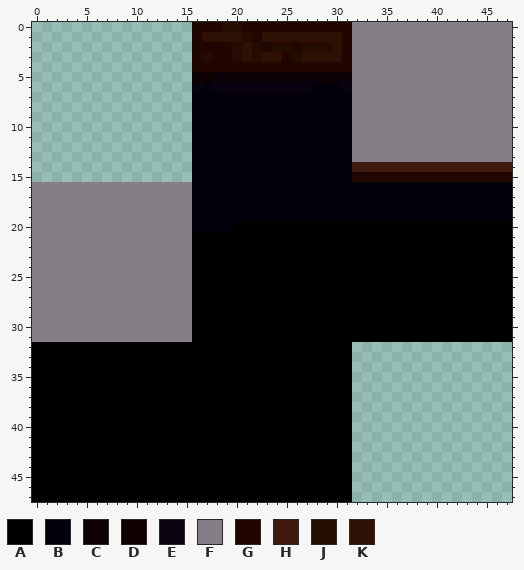
Pixel-art sprite -- src/game/assets/sprites/tilesets/house/house_structure.png. That is the earlier state.
The file is 48x48 pixels. Colours within 5 levels of each other are drawn and written as one.
Palette (. is transparent): A #000001  B #040009  C #0d0107  D #100001  E #090311  F #847e87  G #210600  H #3f180f  J #240c00  K #2e1104
Pixels before, first column x 0:
 0 ................GGGJJGGGGGGGGGGGFFFFFFFFFFFFFFFF
 1 ................GKKKKJGKKKKKKKKGFFFFFFFFFFFFFFFF
 2 ................GGGGJKJGJJGJJJKGFFFFFFFFFFFFFFFF
 3 ................GJGGJKJKKGJKKKKGFFFFFFFFFFFFFFFF
 4 ................GGGGGGGGGGGGGGGGFFFFFFFFFFFFFFFF
 5 ................CDCCCCCCCCCCCCCCFFFFFFFFFFFFFFFF
 6 ................EBEEEEEEEEEEBBBEFFFFFFFFFFFFFFFF
 7 ................BBBBBBBBBBBBBBBBFFFFFFFFFFFFFFFF
 8 ................BBBBBBBBBBBBBBBBFFFFFFFFFFFFFFFF
 9 ................BBBBBBBBBBBBBBBBFFFFFFFFFFFFFFFF
10 ................BBBBBBBBBBBBBBBBFFFFFFFFFFFFFFFF
11 ................BBBBBBBBBBBBBBBBFFFFFFFFFFFFFFFF
12 ................BBBBBBBBBBBBBBBBFFFFFFFFFFFFFFFF
13 ................BBBBBBBBBBBBBBBBFFFFFFFFFFFFFFFF
14 ................BBBBBBBBBBBBBBBBHHHHHHHHHHHHHHHH
15 ................BBBBBBBBBBBBBBBBGGGGGGGGGGGGGGGG
16 FFFFFFFFFFFFFFFFBBBBBBBBBBBBBBBBBBBBBBBBBBBBBBBB
17 FFFFFFFFFFFFFFFFBBBBBBBBBBBBBBBBBBBBBBBBBBBBBBBB
18 FFFFFFFFFFFFFFFFBBBBBBBBBBBBBBBBBBBBBBBBBBBBBBBB
19 FFFFFFFFFFFFFFFFBBBBBBBBBBBBBBBBBBBBBBBBBBBBBBBB
20 FFFFFFFFFFFFFFFFBBBBAAAAAAAAAAAAAAAAAAAAAAAAAAAA
21 FFFFFFFFFFFFFFFFAAAAAAAAAAAAAAAAAAAAAAAAAAAAAAAA
22 FFFFFFFFFFFFFFFFAAAAAAAAAAAAAAAAAAAAAAAAAAAAAAAA
23 FFFFFFFFFFFFFFFFAAAAAAAAAAAAAAAAAAAAAAAAAAAAAAAA
24 FFFFFFFFFFFFFFFFAAAAAAAAAAAAAAAAAAAAAAAAAAAAAAAA
25 FFFFFFFFFFFFFFFFAAAAAAAAAAAAAAAAAAAAAAAAAAAAAAAA
26 FFFFFFFFFFFFFFFFAAAAAAAAAAAAAAAAAAAAAAAAAAAAAAAA
27 FFFFFFFFFFFFFFFFAAAAAAAAAAAAAAAAAAAAAAAAAAAAAAAA
28 FFFFFFFFFFFFFFFFAAAAAAAAAAAAAAAAAAAAAAAAAAAAAAAA
29 FFFFFFFFFFFFFFFFAAAAAAAAAAAAAAAAAAAAAAAAAAAAAAAA
30 FFFFFFFFFFFFFFFFAAAAAAAAAAAAAAAAAAAAAAAAAAAAAAAA
31 FFFFFFFFFFFFFFFFAAAAAAAAAAAAAAAAAAAAAAAAAAAAAAAA
32 AAAAAAAAAAAAAAAAAAAAAAAAAAAAAAAA................
33 AAAAAAAAAAAAAAAAAAAAAAAAAAAAAAAA................
34 AAAAAAAAAAAAAAAAAAAAAAAAAAAAAAAA................
35 AAAAAAAAAAAAAAAAAAAAAAAAAAAAAAAA................
36 AAAAAAAAAAAAAAAAAAAAAAAAAAAAAAAA................
37 AAAAAAAAAAAAAAAAAAAAAAAAAAAAAAAA................
38 AAAAAAAAAAAAAAAAAAAAAAAAAAAAAAAA................
39 AAAAAAAAAAAAAAAAAAAAAAAAAAAAAAAA................
40 AAAAAAAAAAAAAAAAAAAAAAAAAAAAAAAA................
41 AAAAAAAAAAAAAAAAAAAAAAAAAAAAAAAA................
42 AAAAAAAAAAAAAAAAAAAAAAAAAAAAAAAA................
43 AAAAAAAAAAAAAAAAAAAAAAAAAAAAAAAA................
44 AAAAAAAAAAAAAAAAAAAAAAAAAAAAAAAA................
45 AAAAAAAAAAAAAAAAAAAAAAAAAAAAAAAA................
46 AAAAAAAAAAAAAAAAAAAAAAAAAAAAAAAA................
47 AAAAAAAAAAAAAAAAAAAAAAAAAAAAAAAA................
The same view after the edit:
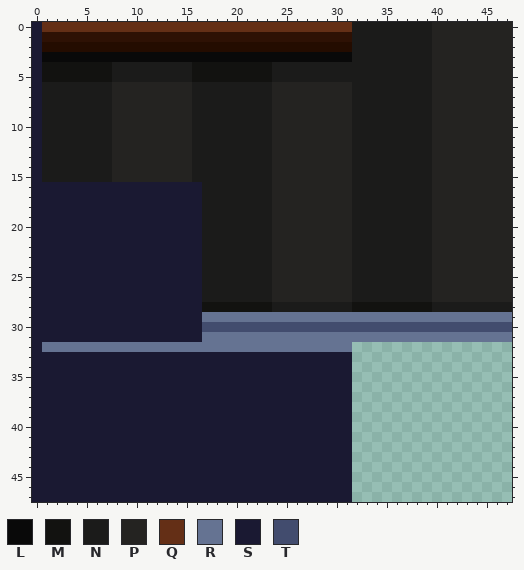
Colours new in this view: L #090909  M #121210  N #1b1b1a  P #242321  Q #642f16  R #657392  S #1a1932  T #424c6e
Change:
Changed rows in their new state; - is an unchanged pixel.
first column x 0:
 0 SQQQQQQQQQQQQQQQQQQQQQQQQQQQQQQQNNNNNNNNPPPPPPPP
 1 SKKKKKKKKKKKKKKKK----KK--------KNNNNNNNNPPPPPPPP
 2 SJJJJJJJJJJJJJJJJJJJ-J-J--J---JJNNNNNNNNPPPPPPPP
 3 SLLLLLLLLLLLLLLLLLLLLLLLLLLLLLLLNNNNNNNNPPPPPPPP
 4 SMMMMMMMNNNNNNNNMMMMMMMMNNNNNNNNNNNNNNNNPPPPPPPP
 5 SMMMMMMMNNNNNNNNMMMMMMMMNNNNNNNNNNNNNNNNPPPPPPPP
 6 SNNNNNNNPPPPPPPPNNNNNNNNPPPPPPPPNNNNNNNNPPPPPPPP
 7 SNNNNNNNPPPPPPPPNNNNNNNNPPPPPPPPNNNNNNNNPPPPPPPP
 8 SNNNNNNNPPPPPPPPNNNNNNNNPPPPPPPPNNNNNNNNPPPPPPPP
 9 SNNNNNNNPPPPPPPPNNNNNNNNPPPPPPPPNNNNNNNNPPPPPPPP
10 SNNNNNNNPPPPPPPPNNNNNNNNPPPPPPPPNNNNNNNNPPPPPPPP
11 SNNNNNNNPPPPPPPPNNNNNNNNPPPPPPPPNNNNNNNNPPPPPPPP
12 SNNNNNNNPPPPPPPPNNNNNNNNPPPPPPPPNNNNNNNNPPPPPPPP
13 SNNNNNNNPPPPPPPPNNNNNNNNPPPPPPPPNNNNNNNNPPPPPPPP
14 SNNNNNNNPPPPPPPPNNNNNNNNPPPPPPPPNNNNNNNNPPPPPPPP
15 SNNNNNNNPPPPPPPPNNNNNNNNPPPPPPPPNNNNNNNNPPPPPPPP
16 SSSSSSSSSSSSSSSSSNNNNNNNPPPPPPPPNNNNNNNNPPPPPPPP
17 SSSSSSSSSSSSSSSSSNNNNNNNPPPPPPPPNNNNNNNNPPPPPPPP
18 SSSSSSSSSSSSSSSSSNNNNNNNPPPPPPPPNNNNNNNNPPPPPPPP
19 SSSSSSSSSSSSSSSSSNNNNNNNPPPPPPPPNNNNNNNNPPPPPPPP
20 SSSSSSSSSSSSSSSSSNNNNNNNPPPPPPPPNNNNNNNNPPPPPPPP
21 SSSSSSSSSSSSSSSSSNNNNNNNPPPPPPPPNNNNNNNNPPPPPPPP
22 SSSSSSSSSSSSSSSSSNNNNNNNPPPPPPPPNNNNNNNNPPPPPPPP
23 SSSSSSSSSSSSSSSSSNNNNNNNPPPPPPPPNNNNNNNNPPPPPPPP
24 SSSSSSSSSSSSSSSSSNNNNNNNPPPPPPPPNNNNNNNNPPPPPPPP
25 SSSSSSSSSSSSSSSSSNNNNNNNPPPPPPPPNNNNNNNNPPPPPPPP
26 SSSSSSSSSSSSSSSSSNNNNNNNPPPPPPPPNNNNNNNNPPPPPPPP
27 SSSSSSSSSSSSSSSSSNNNNNNNPPPPPPPPNNNNNNNNPPPPPPPP
28 SSSSSSSSSSSSSSSSSMMMMMMMNNNNNNNNMMMMMMMMNNNNNNNN
29 SSSSSSSSSSSSSSSSSRRRRRRRRRRRRRRRRRRRRRRRRRRRRRRR
30 SSSSSSSSSSSSSSSSSTTTTTTTTTTTTTTTTTTTTTTTTTTTTTTT
31 SSSSSSSSSSSSSSSSSRRRRRRRRRRRRRRRRRRRRRRRRRRRRRRR
32 SRRRRRRRRRRRRRRRRRRRRRRRRRRRRRRR----------------
33 SSSSSSSSSSSSSSSSSSSSSSSSSSSSSSSS----------------
34 SSSSSSSSSSSSSSSSSSSSSSSSSSSSSSSS----------------
35 SSSSSSSSSSSSSSSSSSSSSSSSSSSSSSSS----------------
36 SSSSSSSSSSSSSSSSSSSSSSSSSSSSSSSS----------------
37 SSSSSSSSSSSSSSSSSSSSSSSSSSSSSSSS----------------
38 SSSSSSSSSSSSSSSSSSSSSSSSSSSSSSSS----------------
39 SSSSSSSSSSSSSSSSSSSSSSSSSSSSSSSS----------------
40 SSSSSSSSSSSSSSSSSSSSSSSSSSSSSSSS----------------
41 SSSSSSSSSSSSSSSSSSSSSSSSSSSSSSSS----------------
42 SSSSSSSSSSSSSSSSSSSSSSSSSSSSSSSS----------------
43 SSSSSSSSSSSSSSSSSSSSSSSSSSSSSSSS----------------
44 SSSSSSSSSSSSSSSSSSSSSSSSSSSSSSSS----------------
45 SSSSSSSSSSSSSSSSSSSSSSSSSSSSSSSS----------------
46 SSSSSSSSSSSSSSSSSSSSSSSSSSSSSSSS----------------
47 SSSSSSSSSSSSSSSSSSSSSSSSSSSSSSSS----------------
Boxes around the changes in both pictures, in picture pixels (x1, y1, x2, y2):
changed: (32, 22, 512, 502)
